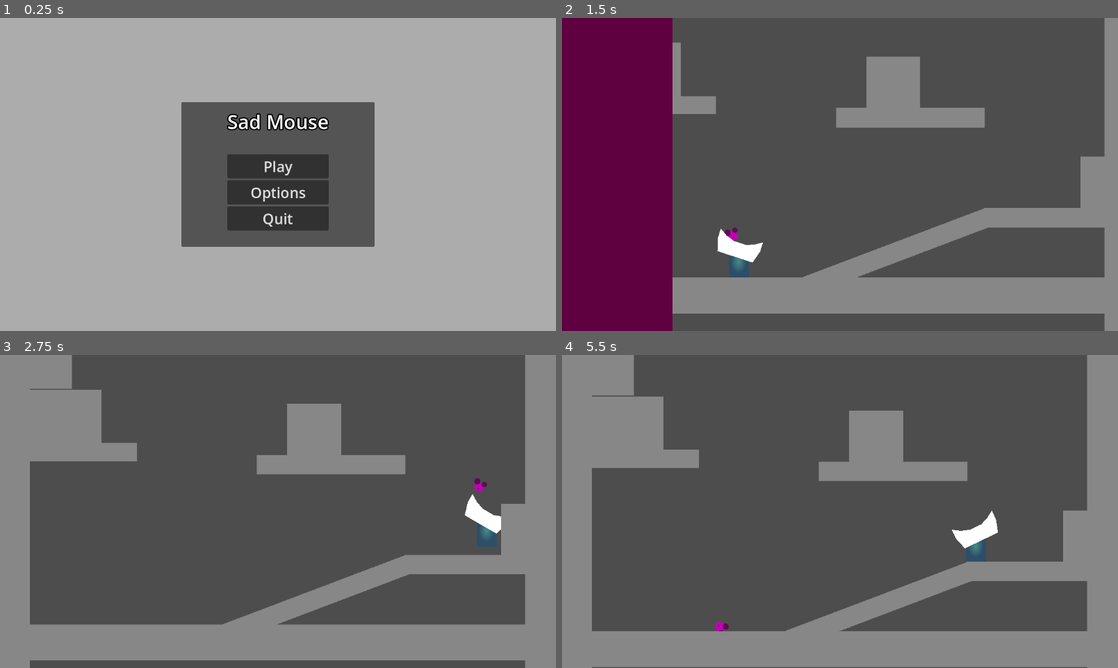
Above: before the commit, frames 1-4 (two rows, left to right).
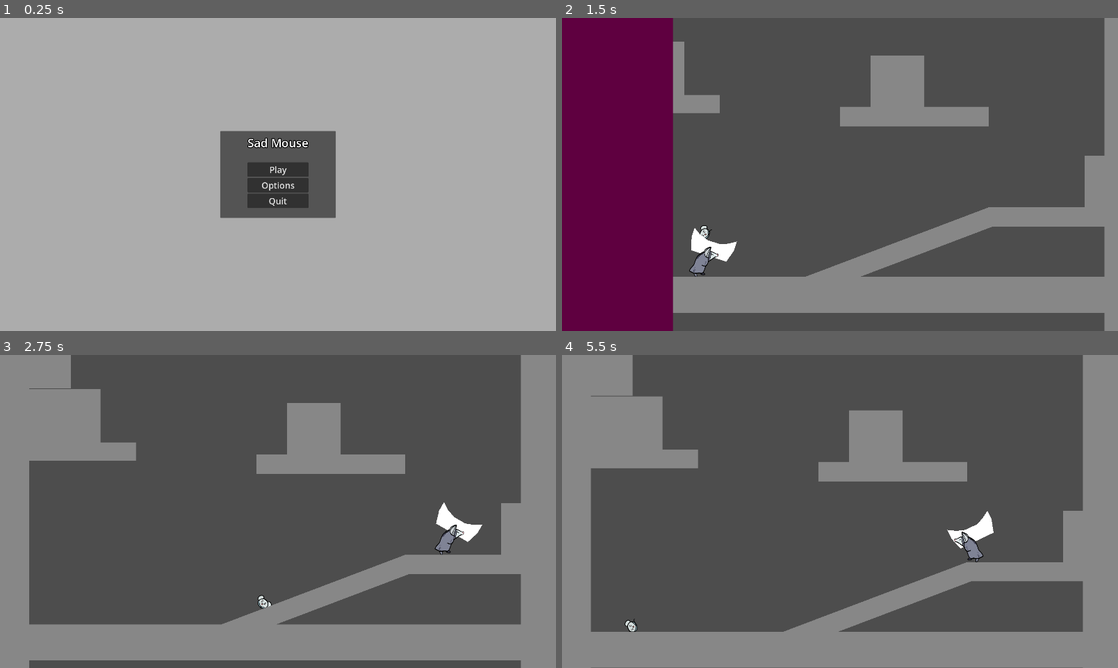
Above: after the commit, the same moments.

Repository: karasikrus/sib_jam_2023
Game: Godot game, scene res://scenes/menu/main_menu.tscn
Same seed, same stepped clock (60 frames per second), same inputs: the game is played once before the commit and once after it.
Inputs:
- Up to frame 1 (0.25 s): no input
- Up to frame 2 (1.5 s): click "Play" at 0.5 s; hold Right (ui_right) from 1.28 s (still down)
- Up to frame 3 (2.75 s): keep holding Right (ui_right); tap Space (jump) at 1.52, 2.27 s
- Up to frame 4 (5.5 s): release Right (ui_right) at 2.78 s; hold Left (ui_left) 2.78-3.53 s; hold Right (ui_right) 3.53-5.03 s; tap Space (jump) at 3.77, 4.52, 5.27 s; hold Left (ui_left) from 5.03 s (still down)

The runs differ from the first frame. In frame 1, 13% of the frame differs, in the area x 32-68%, y 26-74%; in frame 2, 2.6%; in frame 3, 2.3%; in frame 4, 1.9%.

Commit message:
walk and idle_itch sprites and simple animation

Diff:
--- a/project.godot
+++ b/project.godot
@@ -22,6 +22,8 @@
 
 [display]
 
+window/size/viewport_width=1920
+window/size/viewport_height=1080
 window/stretch/mode="viewport"
 
 [input]
--- a/scenes/balance_proto/baby_mouse/baby_mouse.gd
+++ b/scenes/balance_proto/baby_mouse/baby_mouse.gd
@@ -2,6 +2,7 @@
 class_name BabyMouse
 
 var is_teleporting = false
+var last_frame_teleported = false
 var teleport_location: Vector2 = Vector2.ZERO
 
 func _integrate_forces(state):
@@ -10,6 +11,12 @@
 		state.transform.origin = teleport_location
 		state.linear_velocity = Vector2.ZERO
 		state.angular_velocity = 0
+		last_frame_teleported = true
+	if last_frame_teleported:
+		last_frame_teleported = false
+		state.transform.origin = teleport_location
+		state.linear_velocity = Vector2.ZERO
+		state.angular_velocity = 0
 
 func teleport(location: Vector2):
 	teleport_location = location
--- a/scenes/balance_proto/baby_mouse/baby_mouse.tscn
+++ b/scenes/balance_proto/baby_mouse/baby_mouse.tscn
@@ -1,6 +1,7 @@
 [gd_scene load_steps=5 format=3 uid="uid://b6otlsimcn4nr"]
 
 [ext_resource type="Script" path="res://scenes/balance_proto/baby_mouse/baby_mouse.gd" id="1_727ms"]
+[ext_resource type="Texture2D" uid="uid://cwg5gps5wp1gs" path="res://scenes/balance_proto/baby_mouse/мыш.png" id="2_k0n5n"]
 
 [sub_resource type="PhysicsMaterial" id="PhysicsMaterial_px6gg"]
 rough = true
@@ -8,11 +9,10 @@
 [sub_resource type="CircleShape2D" id="CircleShape2D_r63jk"]
 custom_solver_bias = 0.95
 
-[sub_resource type="SphereMesh" id="SphereMesh_ln5ha"]
-
 [node name="BabyMouse" type="RigidBody2D"]
 collision_layer = 256
-collision_mask = 15
+collision_mask = 14
+collision_priority = 10.0
 inertia = 50.0
 physics_material_override = SubResource("PhysicsMaterial_px6gg")
 gravity_scale = 3.0
@@ -21,28 +21,10 @@
 linear_damp = 1.0
 script = ExtResource("1_727ms")
 
+[node name="Sprite2D" type="Sprite2D" parent="."]
+position = Vector2(-0.702698, -1.7027)
+scale = Vector2(0.239583, 0.239583)
+texture = ExtResource("2_k0n5n")
+
 [node name="CollisionShape2D" type="CollisionShape2D" parent="."]
 shape = SubResource("CircleShape2D_r63jk")
-
-[node name="MeshInstance2D" type="MeshInstance2D" parent="."]
-modulate = Color(0.764706, 0.00392157, 0.701961, 1)
-scale = Vector2(19.4872, 19.4872)
-mesh = SubResource("SphereMesh_ln5ha")
-
-[node name="MeshInstance2D2" type="MeshInstance2D" parent="."]
-modulate = Color(0.372549, 0.0352941, 0.345098, 1)
-position = Vector2(-8, -10)
-scale = Vector2(12.2163, 13.1895)
-mesh = SubResource("SphereMesh_ln5ha")
-
-[node name="MeshInstance2D3" type="MeshInstance2D" parent="."]
-modulate = Color(0.372549, 0.0352941, 0.345098, 1)
-position = Vector2(8, -10)
-scale = Vector2(10.8786, 10.8786)
-mesh = SubResource("SphereMesh_ln5ha")
-
-[node name="MeshInstance2D4" type="MeshInstance2D" parent="."]
-modulate = Color(0.372549, 0.0352941, 0.345098, 1)
-position = Vector2(1.19209e-07, 3)
-scale = Vector2(2.61124, 3.35983)
-mesh = SubResource("SphereMesh_ln5ha")
--- a/scenes/balance_proto/balance_player/balance_player.gd
+++ b/scenes/balance_proto/balance_player/balance_player.gd
@@ -34,6 +34,8 @@
 @onready var ray_cast_2d = $BottomRays/RayCast2D
 @onready var ray_cast_2d_2 = $BottomRays/RayCast2D2
 @onready var ray_cast_2d_3 = $BottomRays/RayCast2D3
+@onready var animation_player = $AnimationPlayer
+@onready var sprite = $Sprite
 
 
 
@@ -41,9 +43,12 @@
 	area_2d.body_entered.connect(on_body_near_legs)
 
 
+func _process(delta):
+	animate()
+
+
 func on_body_near_legs(body: Node2D):
 	if body is BabyMouse and is_near_floor():
-		print("teleportin")
 		(body as BabyMouse).teleport(board_top_location.global_position)
 
 
@@ -169,3 +174,16 @@
 	# This way everything is contained in just 1 script with no node requirements
 	jump_coyote_timer -= delta
 	jump_buffer_timer -= delta
+
+
+func animate():
+	if x_dir > 0:
+		sprite.scale.x = -abs(sprite.scale.x)
+	elif x_dir < 0:
+		sprite.scale.x = abs(sprite.scale.x)
+	if velocity.x > 0:
+		animation_player.play("walk")
+	if velocity.x < 0:
+		animation_player.play("walk")
+	if velocity.x == 0:
+		animation_player.play("idle")
--- a/scenes/balance_proto/balance_player/balance_player.tscn
+++ b/scenes/balance_proto/balance_player/balance_player.tscn
@@ -1,36 +1,165 @@
-[gd_scene load_steps=7 format=3 uid="uid://df04pm6gl16en"]
+[gd_scene load_steps=11 format=3 uid="uid://df04pm6gl16en"]
 
 [ext_resource type="Script" path="res://scenes/balance_proto/balance_player/balance_player.gd" id="1_lpjci"]
 [ext_resource type="PackedScene" uid="uid://cxj01n3rwt06y" path="res://scenes/balance_proto/balance_board/balance_board.tscn" id="2_1nu8q"]
+[ext_resource type="Texture2D" uid="uid://w7x1tv34quf4" path="res://scenes/balance_proto/balance_player/sprites/idle_itch.png" id="3_jcsm7"]
+[ext_resource type="Texture2D" uid="uid://cwcy7mc2e6d50" path="res://scenes/balance_proto/balance_player/sprites/walk.png" id="3_wjcf5"]
 
-[sub_resource type="Gradient" id="Gradient_73s8s"]
-offsets = PackedFloat32Array(0, 0.977778)
-colors = PackedColorArray(0.28125, 0.557204, 0.531277, 1, 0.177841, 0.306703, 0.410156, 1)
+[sub_resource type="Animation" id="Animation_3o8s8"]
+resource_name = "walk"
+length = 0.4
+loop_mode = 1
+tracks/0/type = "value"
+tracks/0/imported = false
+tracks/0/enabled = true
+tracks/0/path = NodePath("Sprite:frame")
+tracks/0/interp = 1
+tracks/0/loop_wrap = true
+tracks/0/keys = {
+"times": PackedFloat32Array(0, 0.2),
+"transitions": PackedFloat32Array(1, 1),
+"update": 1,
+"values": [0, 1]
+}
+tracks/1/type = "value"
+tracks/1/imported = false
+tracks/1/enabled = true
+tracks/1/path = NodePath("Sprite:texture")
+tracks/1/interp = 1
+tracks/1/loop_wrap = true
+tracks/1/keys = {
+"times": PackedFloat32Array(0),
+"transitions": PackedFloat32Array(1),
+"update": 1,
+"values": [ExtResource("3_wjcf5")]
+}
+tracks/2/type = "value"
+tracks/2/imported = false
+tracks/2/enabled = true
+tracks/2/path = NodePath("Sprite:hframes")
+tracks/2/interp = 1
+tracks/2/loop_wrap = true
+tracks/2/keys = {
+"times": PackedFloat32Array(0),
+"transitions": PackedFloat32Array(1),
+"update": 1,
+"values": [2]
+}
 
-[sub_resource type="GradientTexture2D" id="GradientTexture2D_ssbtx"]
-gradient = SubResource("Gradient_73s8s")
-fill = 1
-fill_from = Vector2(0.479798, 0.454545)
-fill_to = Vector2(0.671717, 0.813131)
+[sub_resource type="Animation" id="Animation_odl7x"]
+length = 0.001
+tracks/0/type = "value"
+tracks/0/imported = false
+tracks/0/enabled = true
+tracks/0/path = NodePath("Sprite:frame")
+tracks/0/interp = 1
+tracks/0/loop_wrap = true
+tracks/0/keys = {
+"times": PackedFloat32Array(0),
+"transitions": PackedFloat32Array(1),
+"update": 1,
+"values": [0]
+}
+tracks/1/type = "value"
+tracks/1/imported = false
+tracks/1/enabled = true
+tracks/1/path = NodePath("Sprite:texture")
+tracks/1/interp = 1
+tracks/1/loop_wrap = true
+tracks/1/keys = {
+"times": PackedFloat32Array(0),
+"transitions": PackedFloat32Array(1),
+"update": 1,
+"values": [ExtResource("3_wjcf5")]
+}
+tracks/2/type = "value"
+tracks/2/imported = false
+tracks/2/enabled = true
+tracks/2/path = NodePath("Sprite:hframes")
+tracks/2/interp = 1
+tracks/2/loop_wrap = true
+tracks/2/keys = {
+"times": PackedFloat32Array(0),
+"transitions": PackedFloat32Array(1),
+"update": 1,
+"values": [2]
+}
+
+[sub_resource type="Animation" id="Animation_2fdub"]
+resource_name = "idle"
+length = 2.0
+loop_mode = 1
+tracks/0/type = "value"
+tracks/0/imported = false
+tracks/0/enabled = true
+tracks/0/path = NodePath("Sprite:hframes")
+tracks/0/interp = 1
+tracks/0/loop_wrap = true
+tracks/0/keys = {
+"times": PackedFloat32Array(0),
+"transitions": PackedFloat32Array(1),
+"update": 1,
+"values": [5]
+}
+tracks/1/type = "value"
+tracks/1/imported = false
+tracks/1/enabled = true
+tracks/1/path = NodePath("Sprite:texture")
+tracks/1/interp = 1
+tracks/1/loop_wrap = true
+tracks/1/keys = {
+"times": PackedFloat32Array(0),
+"transitions": PackedFloat32Array(1),
+"update": 1,
+"values": [ExtResource("3_jcsm7")]
+}
+tracks/2/type = "value"
+tracks/2/imported = false
+tracks/2/enabled = true
+tracks/2/path = NodePath("Sprite:frame")
+tracks/2/interp = 1
+tracks/2/loop_wrap = true
+tracks/2/keys = {
+"times": PackedFloat32Array(0, 0.5, 0.8, 1.1, 1.4, 1.7),
+"transitions": PackedFloat32Array(1, 1, 1, 1, 1, 1),
+"update": 1,
+"values": [0, 1, 2, 3, 4, 3]
+}
+
+[sub_resource type="AnimationLibrary" id="AnimationLibrary_22kiq"]
+_data = {
+"RESET": SubResource("Animation_odl7x"),
+"idle": SubResource("Animation_2fdub"),
+"walk": SubResource("Animation_3o8s8")
+}
 
 [sub_resource type="CapsuleShape2D" id="CapsuleShape2D_ioghl"]
+height = 48.0
 
 [sub_resource type="RectangleShape2D" id="RectangleShape2D_m3hvi"]
-size = Vector2(30, 6)
+size = Vector2(38, 6)
 
 [node name="BalancePlayer" type="CharacterBody2D"]
 collision_mask = 6
 script = ExtResource("1_lpjci")
 
-[node name="Sprite" type="Sprite2D" parent="."]
-scale = Vector2(0.320001, 0.479999)
-texture = SubResource("GradientTexture2D_ssbtx")
-
-[node name="CollisionShape2D" type="CollisionShape2D" parent="."]
-shape = SubResource("CapsuleShape2D_ioghl")
+[node name="AnimationPlayer" type="AnimationPlayer" parent="."]
+libraries = {
+"": SubResource("AnimationLibrary_22kiq")
+}
 
 [node name="balance_board" parent="." instance=ExtResource("2_1nu8q")]
 position = Vector2(0, -19)
+
+[node name="Sprite" type="Sprite2D" parent="."]
+position = Vector2(-6, -1)
+scale = Vector2(0.0794944, 0.119241)
+texture = ExtResource("3_wjcf5")
+hframes = 2
+
+[node name="CollisionShape2D" type="CollisionShape2D" parent="."]
+position = Vector2(0, -9)
+shape = SubResource("CapsuleShape2D_ioghl")
 
 [node name="Area2D" type="Area2D" parent="."]
 position = Vector2(0, 12)
@@ -41,7 +170,7 @@
 shape = SubResource("RectangleShape2D_m3hvi")
 
 [node name="BoardTopLocation" type="Node2D" parent="."]
-position = Vector2(0, -34)
+position = Vector2(0, -30)
 
 [node name="BottomRays" type="Node2D" parent="."]
 
@@ -51,11 +180,11 @@
 collision_mask = 2
 
 [node name="RayCast2D2" type="RayCast2D" parent="BottomRays"]
-position = Vector2(-15, 12)
+position = Vector2(-19, 12)
 target_position = Vector2(0, 7)
 collision_mask = 2
 
 [node name="RayCast2D3" type="RayCast2D" parent="BottomRays"]
-position = Vector2(15, 12)
+position = Vector2(19, 12)
 target_position = Vector2(0, 7)
 collision_mask = 2
--- a/scenes/balance_proto/balance_proto_2.tscn
+++ b/scenes/balance_proto/balance_proto_2.tscn
@@ -1,22 +1,25 @@
-[gd_scene load_steps=4 format=3 uid="uid://bpreruwptnwgr"]
+[gd_scene load_steps=5 format=3 uid="uid://bpreruwptnwgr"]
 
 [ext_resource type="PackedScene" uid="uid://bs8pkjy81slme" path="res://scenes/platform/platform.tscn" id="1_febpg"]
 [ext_resource type="PackedScene" uid="uid://df04pm6gl16en" path="res://scenes/balance_proto/balance_player/balance_player.tscn" id="2_26kko"]
 [ext_resource type="PackedScene" uid="uid://b6otlsimcn4nr" path="res://scenes/balance_proto/baby_mouse/baby_mouse.tscn" id="3_f1xin"]
 
+[sub_resource type="PhysicsMaterial" id="PhysicsMaterial_nvdfq"]
+bounce = 1.0
+
 [node name="Main" type="Node2D"]
 
 [node name="BabyMouse" parent="." instance=ExtResource("3_f1xin")]
-position = Vector2(257, 399)
-gravity_scale = 3.0
+position = Vector2(195, 412)
 
 [node name="BalancePlayer" parent="." instance=ExtResource("2_26kko")]
-position = Vector2(261, 504)
+position = Vector2(199, 517)
 scale = Vector2(2, 2)
 jump_force = 1200.0
 
 [node name="Camera2D" type="Camera2D" parent="BalancePlayer"]
 scale = Vector2(0.5, 0.5)
+zoom = Vector2(1.67, 1.67)
 limit_left = 0
 limit_right = 1152
 limit_bottom = 648
@@ -43,6 +46,7 @@
 position = Vector2(1046, -407)
 rotation = 0.000296414
 scale = Vector2(2.58523, 1.53414)
+physics_material_override = SubResource("PhysicsMaterial_nvdfq")
 
 [node name="Platform17" parent="Platforms" instance=ExtResource("1_febpg")]
 position = Vector2(115, -246)
@@ -178,9 +182,9 @@
 scale = Vector2(1.007, -100)
 
 [node name="Platform8" parent="Platforms" instance=ExtResource("1_febpg")]
-position = Vector2(1120, 317)
+position = Vector2(1169, 317)
 rotation = 3.14159
-scale = Vector2(1.007, -100)
+scale = Vector2(2.807, -100)
 
 [node name="Platform3" parent="Platforms" instance=ExtResource("1_febpg")]
 position = Vector2(1061, 434)
Binary file added: scenes/balance_proto/baby_mouse/мыш.png
Not shown, added: scenes/balance_proto/baby_mouse/мыш.png.import
Binary file added: scenes/balance_proto/balance_player/sprites/idle_itch.png
Not shown, added: scenes/balance_proto/balance_player/sprites/idle_itch.png.import
Binary file added: scenes/balance_proto/balance_player/sprites/walk.png
Not shown, added: scenes/balance_proto/balance_player/sprites/walk.png.import
